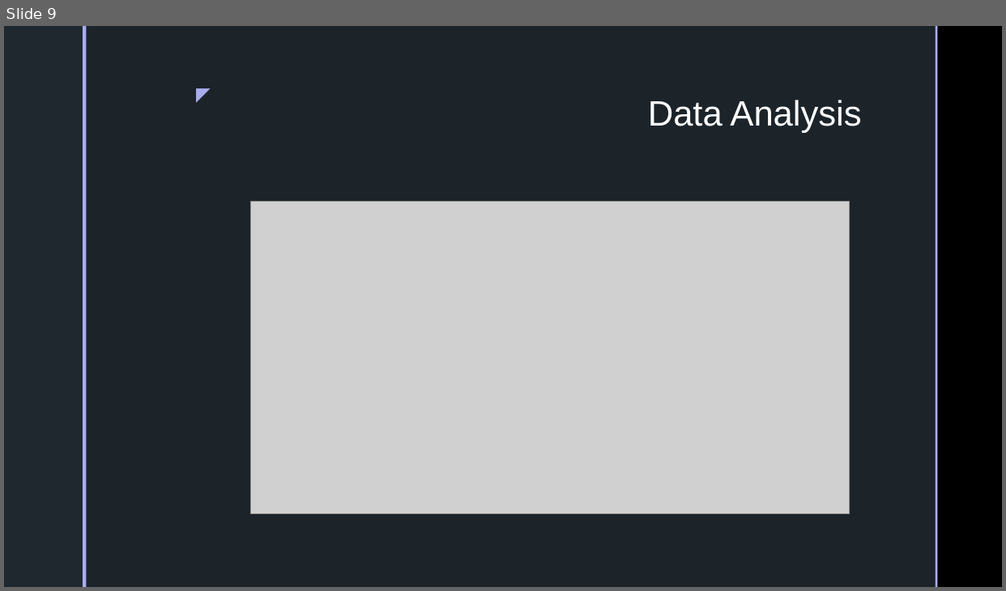
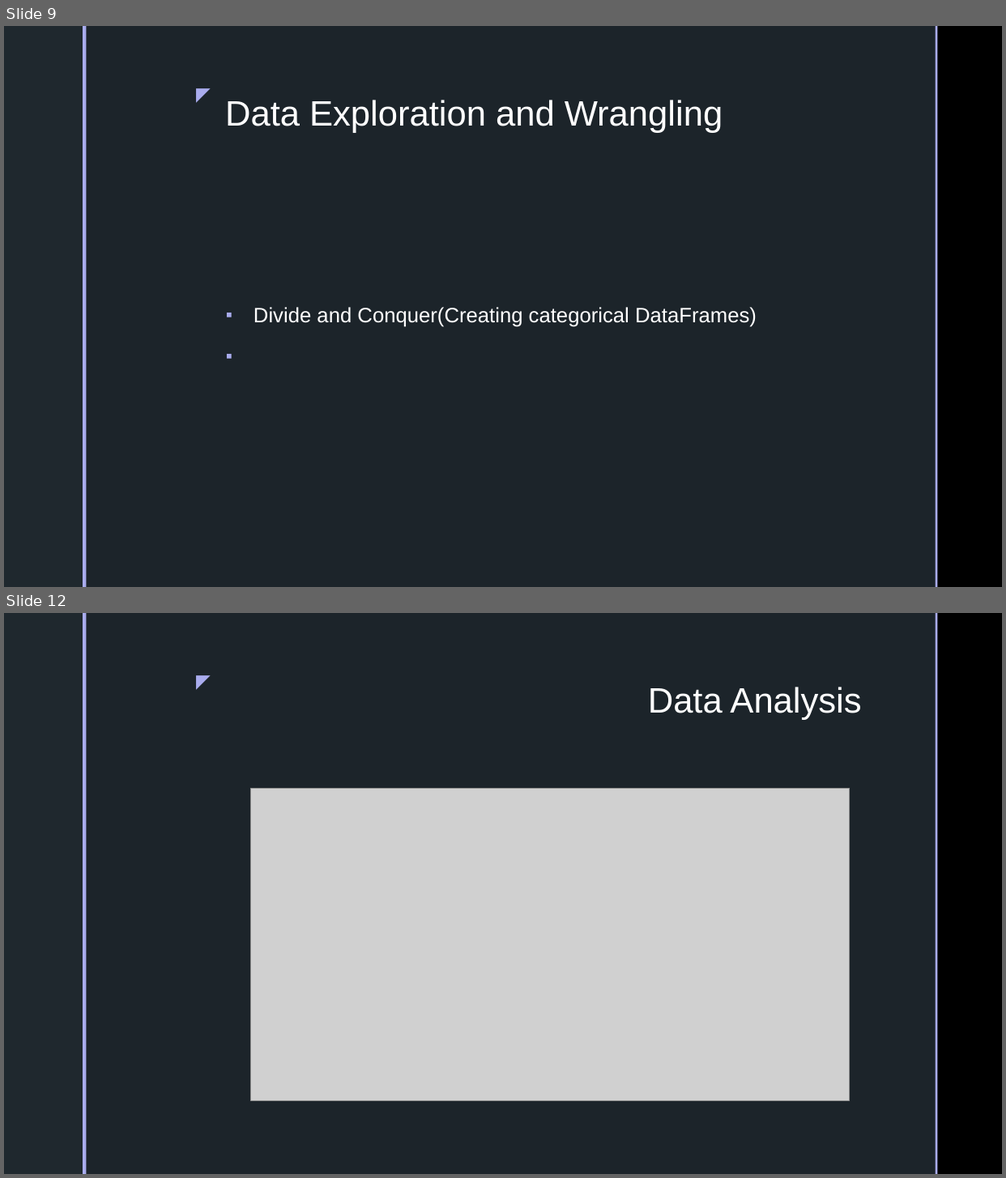
Before and after one commit to inkosi-codes/Covid-19-and-Low-Income-Communities, a slide deck: docs/Presentation/Power-Point.pptx. Shown one above the other, each under a label of ours: slide 9 before the commit, slides 9 and 12 after it; the slides between them are not shown. The pictures are 1006x591 and 1006x1178 pixels, drawn with LibreOffice and Linux fonts; fonts in the diff are those of the drawing; grey boxes stand for pictures; background and template pictures are left out. Boxes give left, top, right and bottom in pixels: in the first picture for what was removed or moved away, otherwise in the second. Text is boxed around its words. In the diff, an @@ line names an element or a change of style, - is before the commit and + after.

```diff
--- a/docs/Presentation/Power-Point.pptx
+++ b/docs/Presentation/Power-Point.pptx
@@ slide 9 added at (4,26,1002,587), background picture (left out); not listed: 5 template elements that a slide beside it also shows @@
@@ title added at (225,100,722,133), 34 pt, text #FFFFFF @@
+Data Exploration and Wrangling
@@ text added at (253,307,756,327), 20 pt, text #FFFFFF @@
+▪ Divide and Conquer(Creating categorical DataFrames)
@@ what was slide 9 is now slide 12 @@
```
Also in this commit, not shown: 2 slides changed, 4 other slides added, 3 slides removed, 4 other files.
